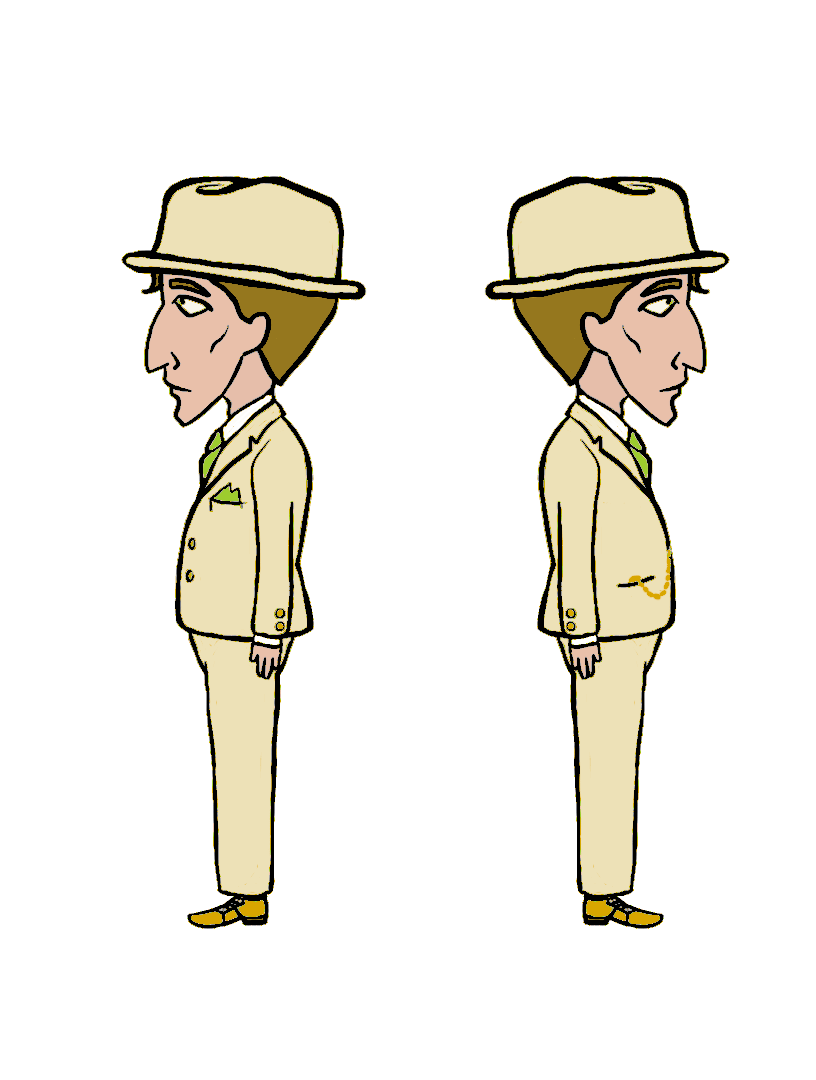
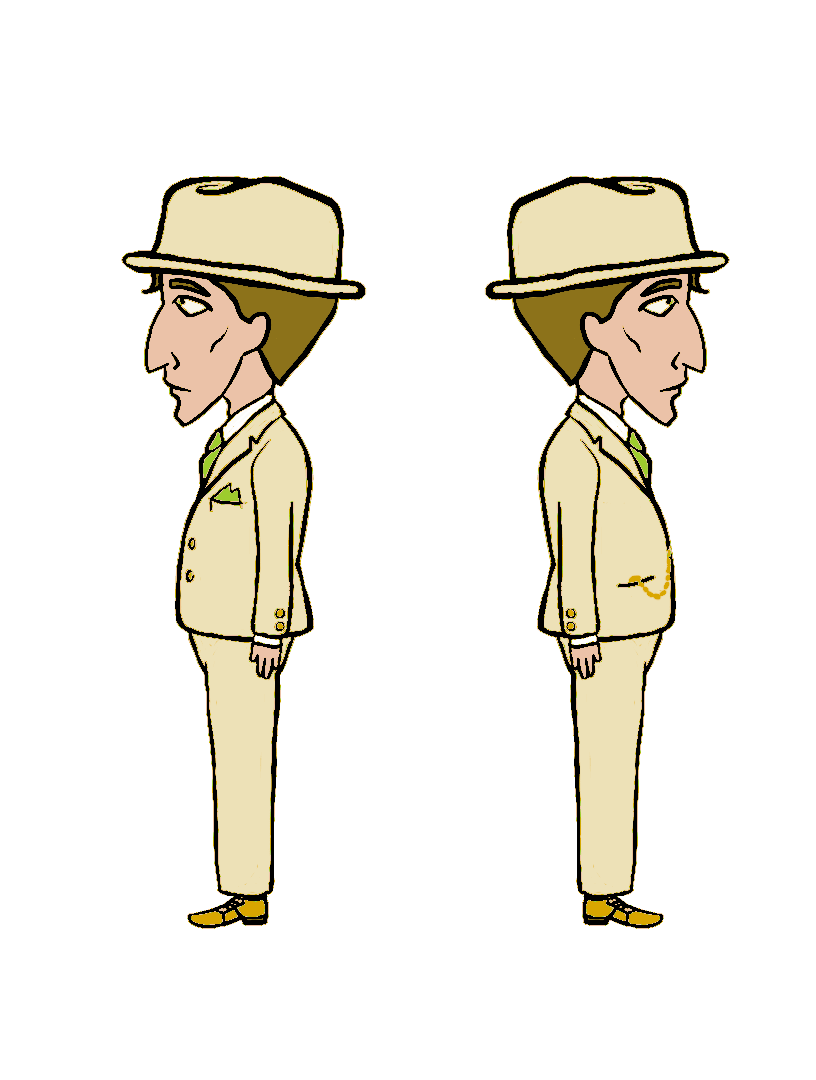
Before/after of a (816, 1080) layered artwork. What changed in the layer stack:
pixels changed over 122, 176, 729, 929 (layer not identified)
